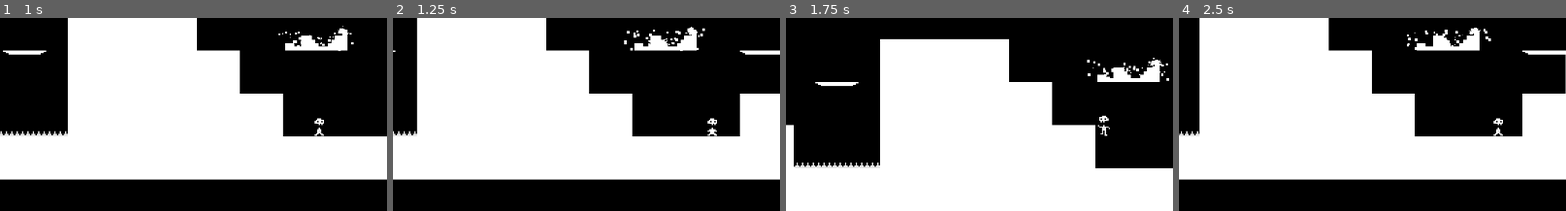
Above: before the commit, frames 1-4 (left to right).
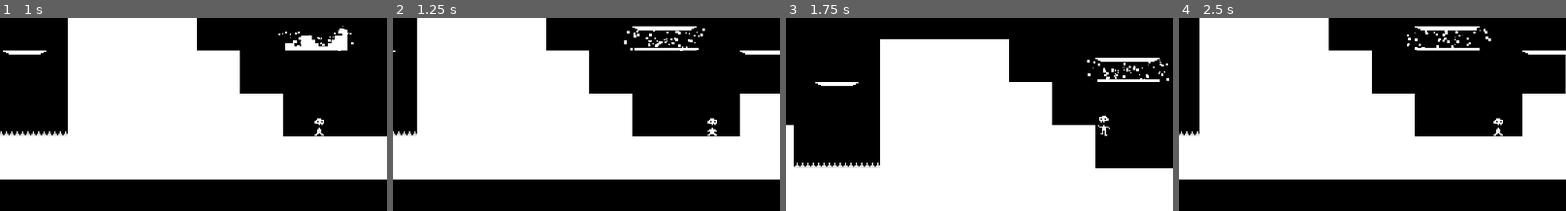
Above: after the commit, the same moments.

Repository: epicfarmer/gmtk2024
Game: Godot game, scene res://scenes/outer_level.tscn
Two runs of this game, one before a commit and one after it. Both use one fixed random seed, a clock stepped at 60 frames per second and the inputs below. This scene is started directly instead of the project's main scene.
Inputs:
- Up to frame 1 (1 s): tap Enter at 0.5 s; hold D (move_right) from 0.53 s (still down); tap Space (jump) at 0.77 s
- Up to frame 2 (1.25 s): keep holding D (move_right)
- Up to frame 3 (1.75 s): release D (move_right) at 1.28 s; hold A (move_left) from 1.28 s (still down); tap Space (jump) at 1.52 s
- Up to frame 4 (2.5 s): release A (move_left) at 2.03 s; hold D (move_right) from 2.03 s (still down)
The pictures show only the part of the screen within x 9-59%, y 16-65%; the shares and areas given below are measured in that part.

Frame 1 is identical in both runs. In frame 2, 1.1% of the frame differs, in the area x 61-79%, y 4-16%; in frame 3, 1.1%, in the area x 79-97%, y 20-33%; in frame 4, 1.1%.

Commit message:
Fixed issues with the platform entering and exiting scenes when it shouldn't be. I think the underlying issue I've uncovered may mean that the timer is no longer necessary. Trying that next

Diff:
--- a/scripts/Enterable.gd
+++ b/scripts/Enterable.gd
@@ -6,9 +6,7 @@
 var tmp_parent
 var previous_level
 
-
-var entering: bool = false
-var exiting: bool = false
+var reparenting = false
 var inside: bool = false
 var epsilon: float = 0.1
 
@@ -30,12 +28,15 @@
 func _set_current_level(current, proposed) -> void:
 	if current == proposed:
 		return
+	current.reparenting = true
+	proposed.reparenting = true
 	var root = current.get_parent()
 	if proposed.get_parent() != null:
 		proposed.get_parent().remove_child(proposed)
 	current.get_parent().remove_child(current)
 	root.add_child(proposed)
-	OS.delay_msec(1000)
+	current.reparenting = false
+	proposed.reparenting = false
 
 func _get_current_level() -> Node:
 	var root := get_tree().root
@@ -54,7 +55,7 @@
 	body.scale = Vector2.ONE
 
 func enter(body: CollisionObject2D) -> void:
-	if _get_current_level() == inner_scene:
+	if body.get_parent() == inner_scene:
 		return
 	_set_body_position_enter(body)
 	if _get_entering_body(body).has_camera:
@@ -63,20 +64,15 @@
 			push_error("Null parent")
 		_get_current_level().disable_boundary()
 		_set_current_level(_get_current_level(), inner_scene)
-		for entering_body in to_unfreeze_on_entry:
-			print("Here")
-			entering_body.unfreeze_body()
 	else:
 		var entering_body: EnteringBody = _get_entering_body(body)
 		to_unfreeze_on_entry.push_back(entering_body)
-		entering_body.freeze_body()
 	_change_parent(body, inner_scene)
 	if _get_entering_body(body).has_camera:
 		var viewport: SubViewport = tmp_parent.get_node("SubViewport")
 		viewport.add_child(outer_scene)
 		inside = true
 		enable_boundary()
-	OS.delay_msec(300)
 
 func wait(seconds) -> void:
 	await get_tree().create_timer(seconds).timeout
@@ -95,7 +91,6 @@
 		_get_current_level().enable_boundary()
 	var inner_global_end = inner_parent.to_global(local_end)
 	body.position = outer_scene.to_local(inner_global_end)
-	OS.delay_msec(300)
 
 func disable_boundary():
 	var exit_bound = get_node("./exit_boundary")
@@ -111,14 +106,14 @@
 
 func _on_body_entered(body):
 	var entering_body: EnteringBody = _get_entering_body(body)
-	if entering_body.can_enter_or_exit:
-		entering_body.on_enter_or_exit()
+	if entering_body.can_enter_or_exit and not reparenting:
+		entering_body.on_enter_or_exit(inner_scene)
 		call_deferred("enter", body)
-		print("Entering")
+		print(body, "is entering", self)
 
 func _on_body_exited(body):
 	var entering_body: EnteringBody = _get_entering_body(body)
-	if entering_body.can_enter_or_exit:
-		entering_body.on_enter_or_exit()
+	if entering_body.can_enter_or_exit and not reparenting:
+		entering_body.on_enter_or_exit(outer_scene)
 		call_deferred("exit", body)
-		print("Exiting")
+		print(body, "is exiting ", self)
--- a/scripts/EnteringBody.gd
+++ b/scripts/EnteringBody.gd
@@ -7,26 +7,41 @@
 var can_enter_or_exit: bool = true
 var has_camera: bool = false
 var body: CollisionObject2D
+var parent_scene
 
 func _ready() -> void:
 	body = get_parent()
 	entry_timer = Timer.new()
 	add_child(entry_timer)
 	entry_timer.timeout.connect(_on_entry_timer_timeout)
-	entry_timer.wait_time = 0.1
+	entry_timer.wait_time = .1
 	entry_timer.one_shot = true
 	has_camera = body.has_node("Camera")
+	parent_scene = body.get_parent()
 
 func freeze_body():
 	body.freeze = true
+	entry_timer.paused = true
 
 func unfreeze_body():
 	body.freeze = false
+	entry_timer.paused = false
 
-func on_enter_or_exit():
+func _process(_delta):
+	if not has_camera and parent_scene.inside:
+		call_deferred("unfreeze_body")
+	elif not has_camera and not parent_scene.inside:
+		call_deferred("freeze_body")
+	else:
+		pass
+
+func on_enter_or_exit(scene):
 	can_enter_or_exit = false
-	print(scale)
-	entry_timer.start()
+	if is_inside_tree():
+		entry_timer.start()
+	else:
+		entry_timer.autostart = true
+	parent_scene = scene
 
 # SIGNALS
 
--- a/scripts/Player2D.gd
+++ b/scripts/Player2D.gd
@@ -14,6 +14,9 @@
 var coyote = false
 var jumping = false
 var last_floor = false
+
+func _ready():
+	get_parent().inside = true
 
 func _physics_process(delta):
 	# Add the gravity.
